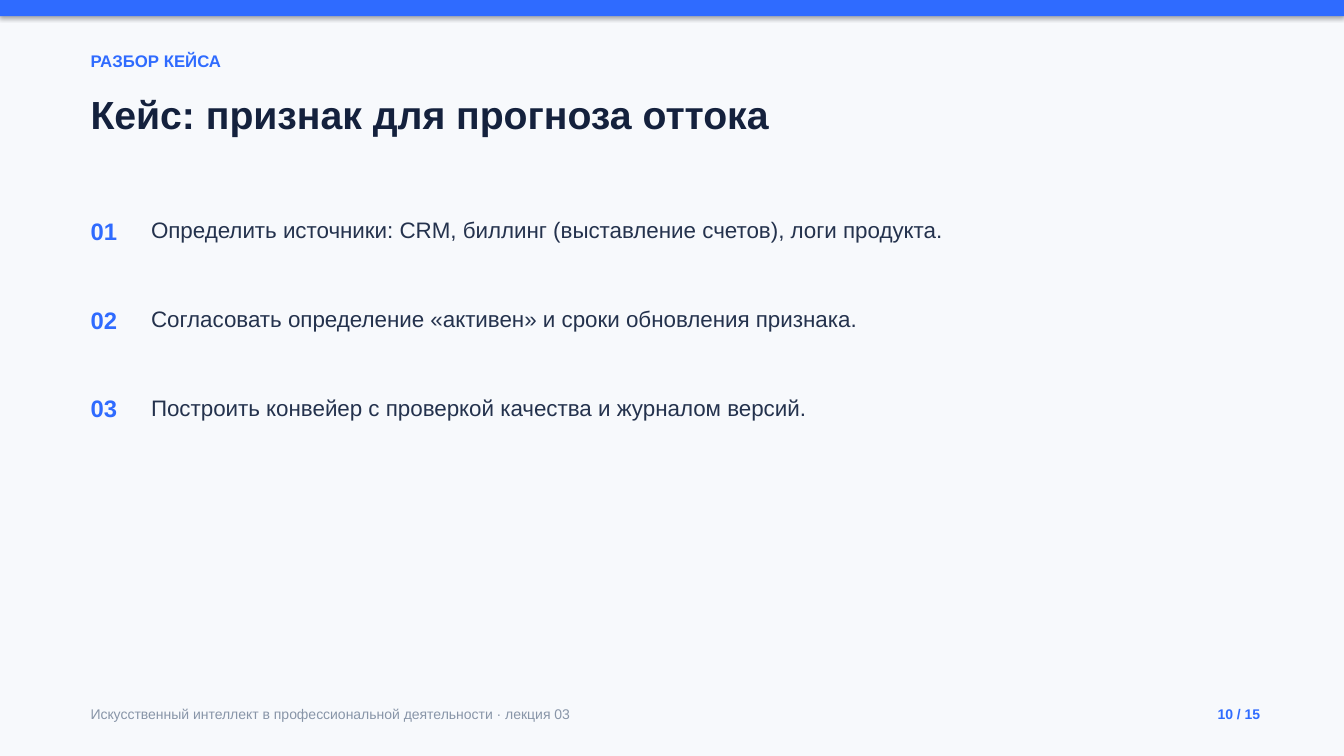
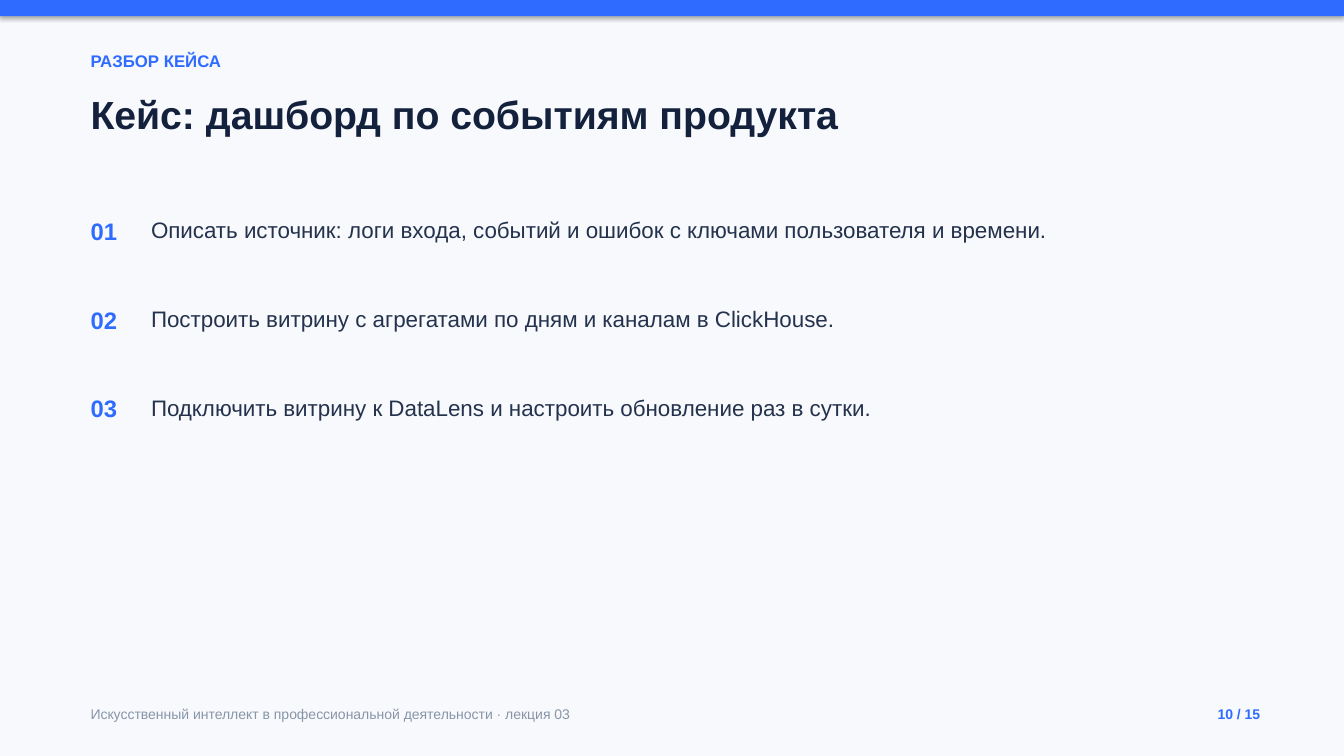
Before and after one commit to ketty3/ketty3.github.io, a slide deck: slide 10 of presentations/lecture-03.pptx. Drawn at 1344x756 pixels with LibreOffice and Linux fonts; fonts in the diff are those of the drawing. Boxes give left, top, right and bottom in pixels: in the first picture for what was removed or moved away, otherwise in the second. Text is boxed around its words. In the diff, an @@ line names an element or a change of style, - is before the commit and + after.

Commit message:
Rewrite course around data analysis and ML theory

```diff
--- a/presentations/lecture-03.pptx
+++ b/presentations/lecture-03.pptx
@@ text at <box>91,100,838,137</box>: text changed @@
-Кейс: признак для прогноза оттока
+Кейс: дашборд по событиям продукта
@@ text at <box>151,221,1046,243</box>: text changed @@
-Определить источники: CRM, биллинг (выставление счетов), логи продукта.
+Описать источник: логи входа, событий и ошибок с ключами пользователя и времени.
@@ text at <box>151,310,834,332</box>: text changed @@
-Согласовать определение «активен» и сроки обновления признака.
+Построить витрину с агрегатами по дням и каналам в ClickHouse.
@@ text at <box>151,399,871,421</box>: text changed @@
-Построить конвейер с проверкой качества и журналом версий.
+Подключить витрину к DataLens и настроить обновление раз в сутки.
```
Also in this commit, not shown: 11 other slides changed, 3 slides added, 3 slides removed, 43 other files.
